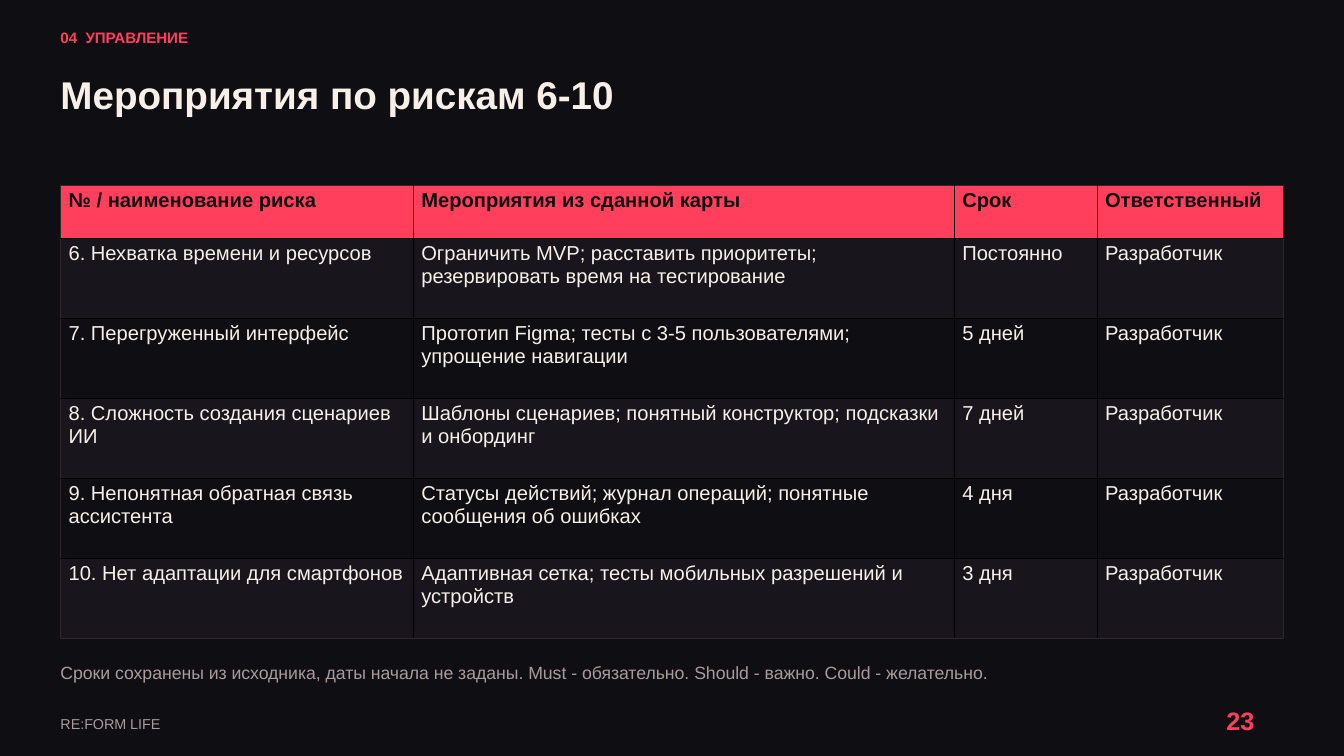
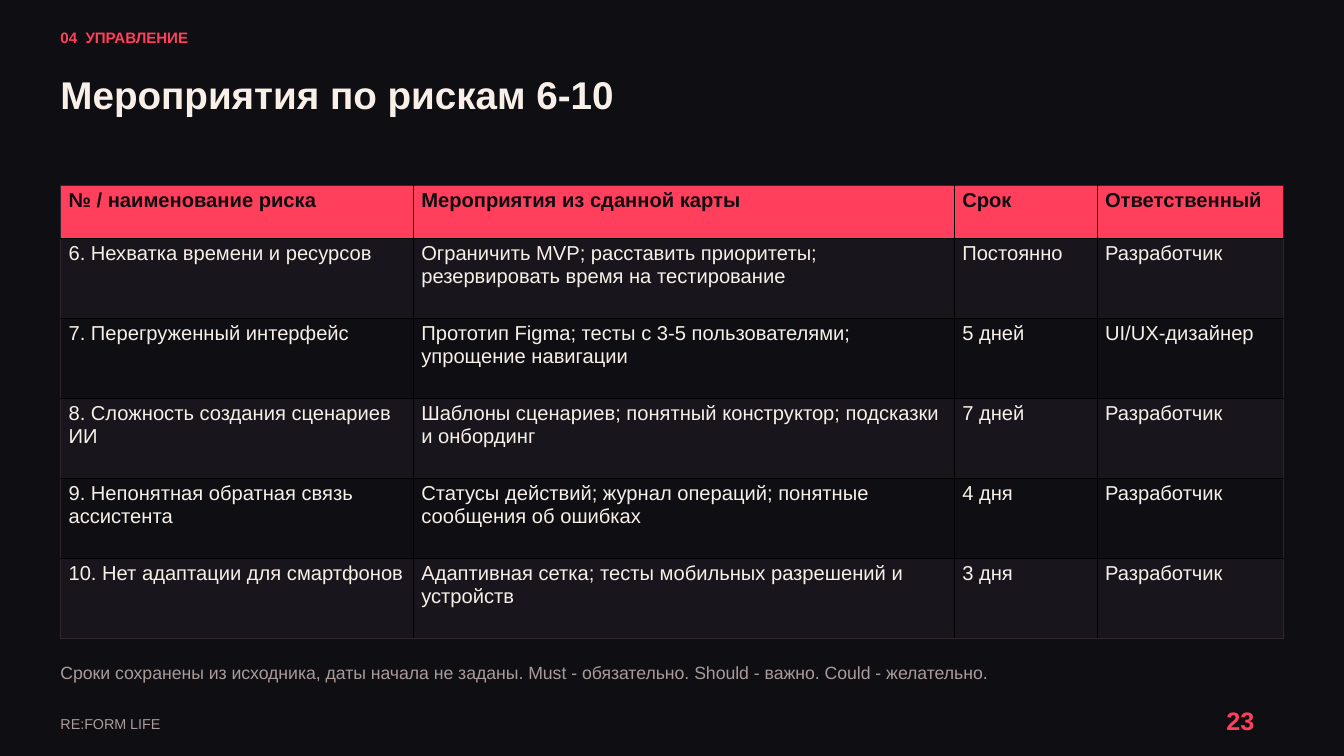
Before and after one commit to kartaamigo/RE-FORM-LIFE, a slide deck: slide 23 of docs/project-plan/RE_FORM_LIFE_Reviewed_Design.pptx. Drawn at 1344x756 pixels with LibreOffice and Linux fonts; fonts in the diff are those of the drawing. Boxes give left, top, right and bottom in pixels: in the first picture for what was removed or moved away, otherwise in the second. Text is boxed around its words. In the diff, an @@ line names an element or a change of style, - is before the commit and + after.

```diff
--- a/docs/project-plan/RE_FORM_LIFE_Reviewed_Design.pptx
+++ b/docs/project-plan/RE_FORM_LIFE_Reviewed_Design.pptx
@@ table at [60,185,1284,638] @@
-row 3, column 4: Разработчик
+row 3, column 4: UI/UX-дизайнер
```
Also in this commit, not shown: 7 other slides changed, 1 other file.
